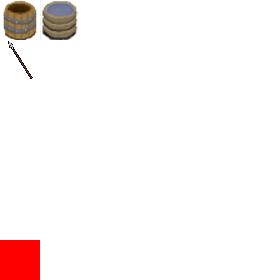
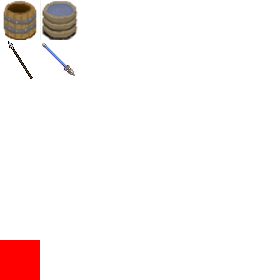
Revision of a layered w=280, h=280 image; what changed, layer by layer:
painted on "Pasted Layer" over [42, 43, 75, 76]
